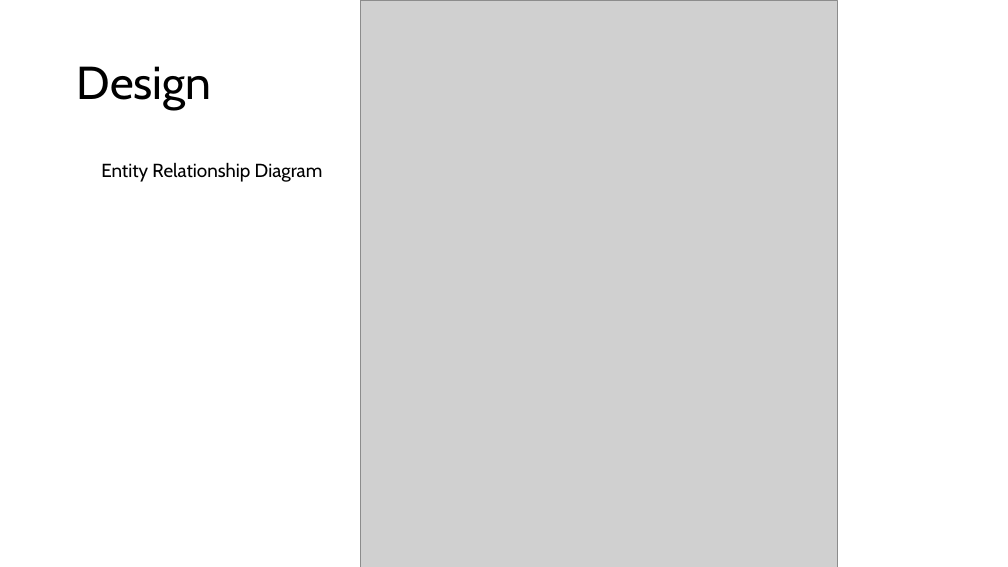
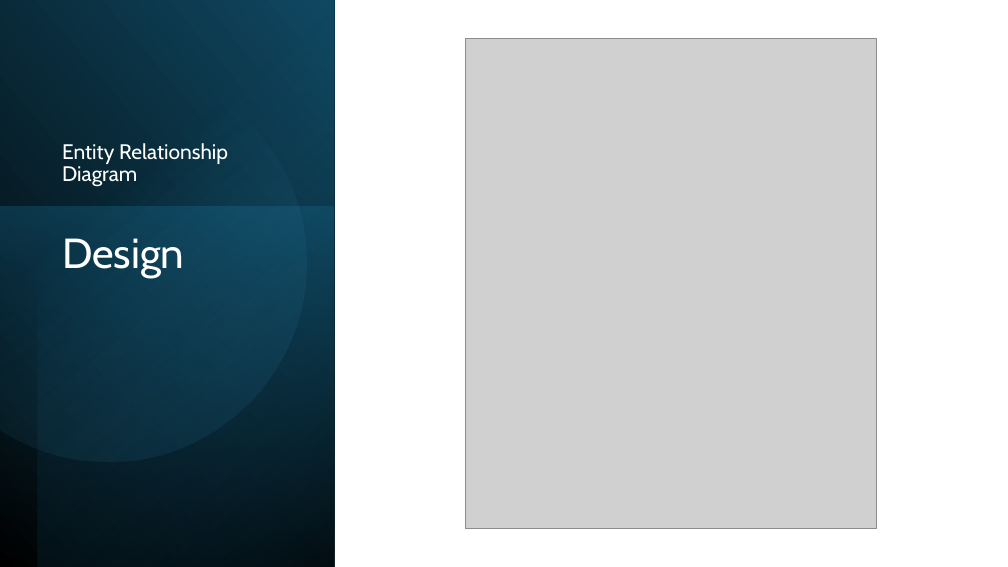
Before and after one commit to timsweeney7/enpm611-project-app, a slide deck: slide 5 of presentation/Presentation1.pptx (slide 4 before the commit). Drawn at 1008x567 pixels with LibreOffice and Linux fonts; fonts in the diff are those of the drawing; grey boxes stand for pictures. Boxes give left, top, right and bottom in pixels: in the first picture for what was removed or moved away, otherwise in the second. Text is boxed around its words. In the diff, an @@ line names an element or a change of style, - is before the commit and + after.

```diff
--- a/presentation/Presentation1.pptx
+++ b/presentation/Presentation1.pptx
@@ rectangle added at (x1=0, y1=0, x2=334, y2=567), fill gradient #000000 to #104862 @@
@@ rectangle added at (x1=38, y1=0, x2=334, y2=567), fill gradient #000000 to #156082 @@
@@ freeform shape added at (x1=0, y1=39, x2=342, y2=497), fill gradient #46B1E1 to #104862 @@
@@ picture resized from (x1=361, y1=0, x2=837, y2=567) to (x1=465, y1=39, x2=876, y2=529) @@
@@ text "Entity Relationship Diagram" moved from (x1=101, y1=162, x2=323, y2=182) to (x1=62, y1=143, x2=228, y2=187) @@
@@ text "Entity Relationship Diagram" at (x1=62, y1=143, x2=228, y2=187): size 18 to 20 pt, text colour #000000 to #FFFFFF; line spacing 1 to 0.9; more space between paragraphs; vertical alignment top to bottom @@
@@ rectangle added at (x1=0, y1=207, x2=334, y2=567), fill gradient #156082 to #0B3041 @@
@@ title "Design" moved from (x1=77, y1=66, x2=212, y2=110) to (x1=62, y1=238, x2=184, y2=278) @@
@@ title "Design" at (x1=62, y1=238, x2=184, y2=278): size 44 to 40 pt, text colour #000000 to #FFFFFF; vertical alignment middle to top @@
```
Also in this commit, not shown: 9 other slides changed, 6 slides added, 1 slide removed.
